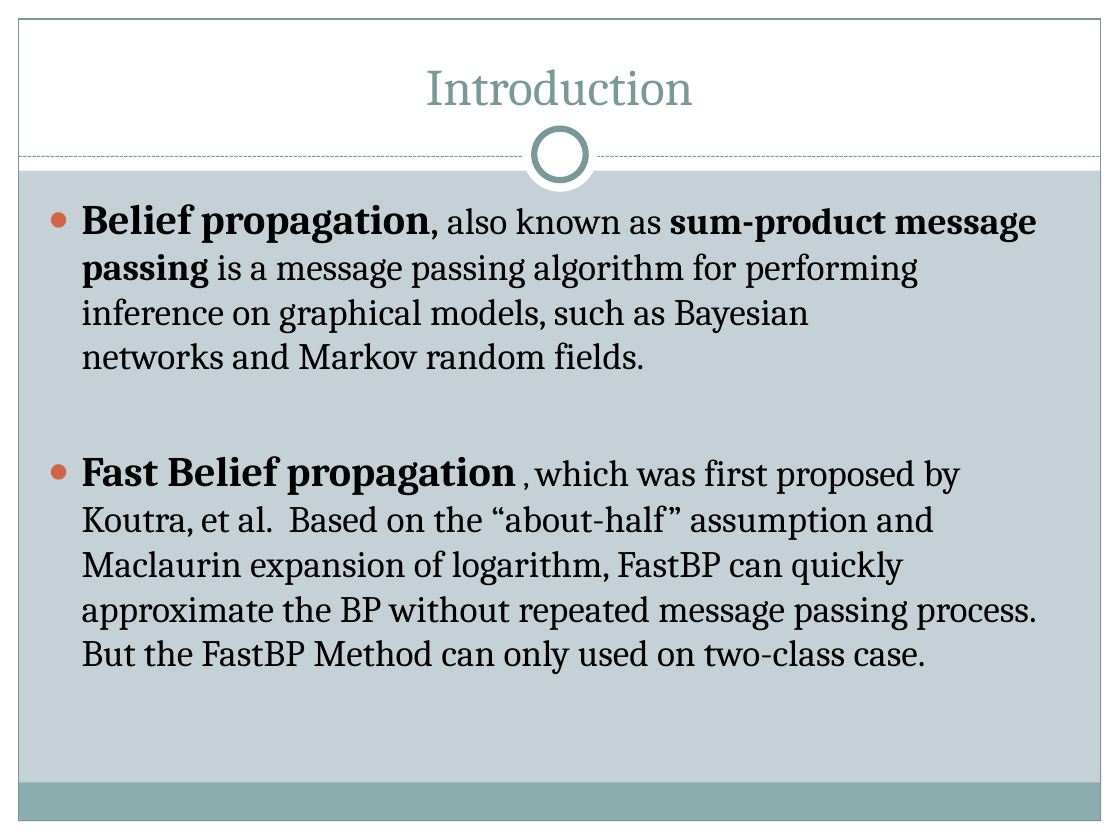
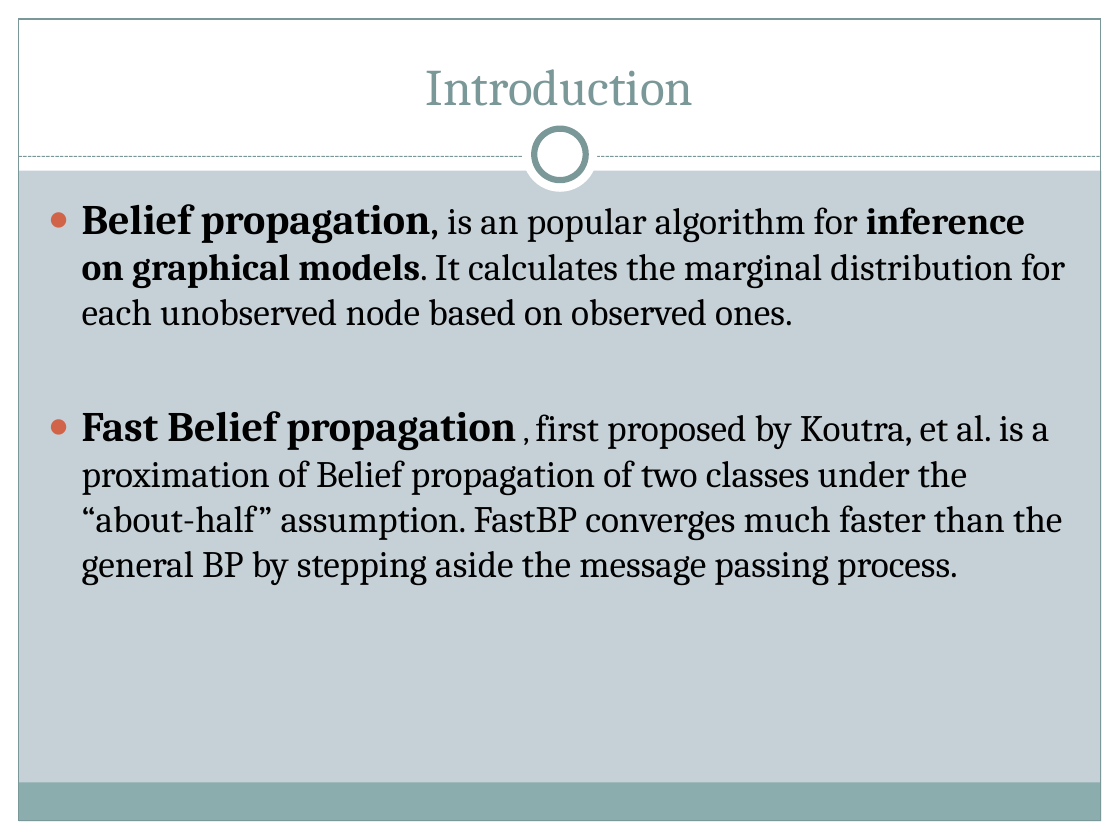
Before and after one commit to lazyplus/826Code, a slide deck: slide 2 of DOC/The Implementation and Application of Multiclass belief propagation on hadoop.pptx (slide 3 before the commit). Drawn at 1120x840 pixels with LibreOffice and Linux fonts; fonts in the diff are those of the drawing. Boxes give left, top, right and bottom in pixels: in the first picture for what was removed or moved away, otherwise in the second. Text is boxed around its words. In the diff, an @@ line names an element or a change of style, - is before the commit and + after.

```diff
--- a/DOC/The Implementation and Application of Multiclass belief propagation on hadoop.pptx
+++ b/DOC/The Implementation and Application of Multiclass belief propagation on hadoop.pptx
@@ text at [82, 204, 1065, 585]: text changed @@
-● Belief propagation, also known as sum-product message passing is a message passing algorithm for performing inference on graphical models, such as Bayesian networks and Markov random fields.
-● Fast Belief propagation , which was first proposed by Koutra, et al. Based on the “about-half” assumption and Maclaurin expansion of logarithm, FastBP can quickly approximate the BP without repeated message passing process. But the FastBP Method can only used on two-class case.
+● Belief propagation, is an popular algorithm for inference on graphical models. It calculates the marginal distribution for each unobserved node based on observed ones.
+● Fast Belief propagation , first proposed by Koutra, et al. is a proximation of Belief propagation of two classes under the “about-half” assumption. FastBP converges much faster than the general BP by stepping aside the message passing process.
```
Also in this commit, not shown: 4 other slides changed, 2 slides added, 2 slides removed, 3 other files.
